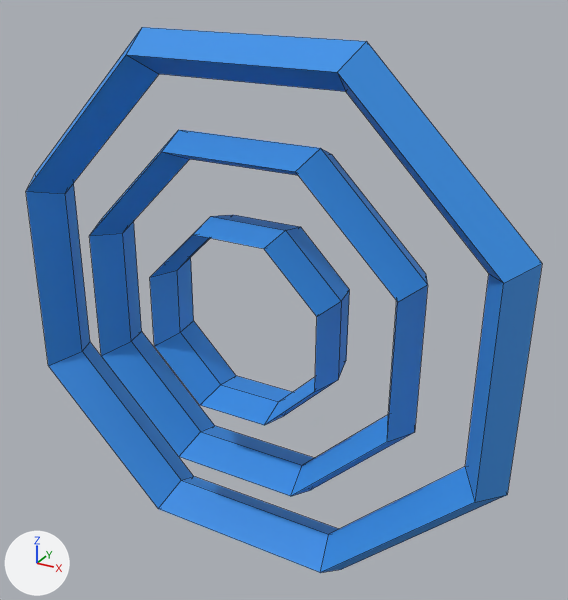
What one commit did to the FBX model Hurry Geos (Lite)/Assets/Resources/amper.fbx.
Before and after are seen from a 50 mm lens placed at (0.739, -1.204, 0.66), pointed at (0.051, 0.046, 0.035). Lighting does not change. The marker at lower left points along +X, +Y and +Z. Mesh edges are drawn as thin lines. Where no turn or scale is listed for an object, it has been applied to the vertices.

The older version as bpy lines, for what is in view:
```python
me_cylinder_002 = bpy.data.meshes.new('Cylinder.002')
me_cylinder_002.from_pydata(...)  # 32 vertices, 32 faces; spans x -0.538..0.538, y -0.07..0.07, z -0.538..0.538
me_cylinder_002.materials.append(mat_material_002)  # blue #3390e7
me_cylinder_004 = bpy.data.meshes.new('Cylinder.004')
me_cylinder_004.from_pydata(...)  # 32 vertices, 32 faces; spans x -0.359..0.359, y -0.07..0.07, z -0.359..0.359
me_cylinder_004.materials.append(mat_material_002)  # blue #3390e7
me_cylinder_005 = bpy.data.meshes.new('Cylinder.005')
me_cylinder_005.from_pydata(...)  # 32 vertices, 32 faces; spans x -0.199..0.199, y -0.07..0.07, z -0.199..0.199
me_cylinder_005.materials.append(mat_material_002)  # blue #3390e7
ob_cylinder = bpy.data.objects.new('Cylinder', me_cylinder_002)
ob_cylinder.location = (-0.001, 0.0, 0.0)
ob_cylinder_001 = bpy.data.objects.new('Cylinder.001', me_cylinder_004)
ob_cylinder_001.location = (-0.003, 0.0, 0.0)
ob_cylinder_002 = bpy.data.objects.new('Cylinder.002', me_cylinder_005)
ob_cylinder_002.location = (-0.003, 0.0, 0.0)
```
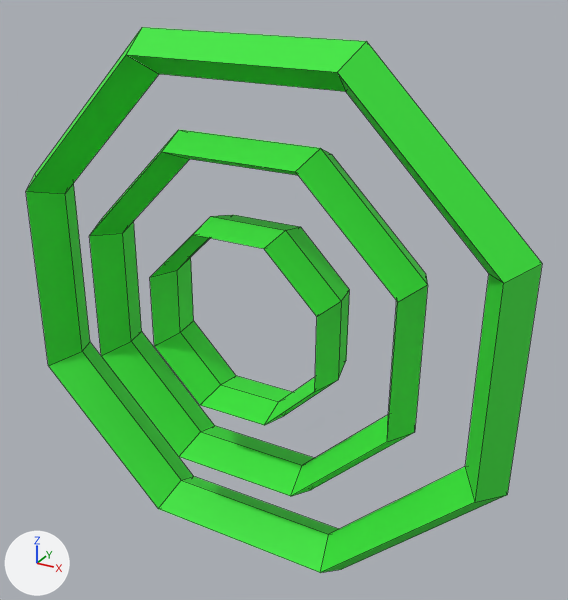
Where the newer file only moved an object's origin or applied its transform, the numbers keep the older frame.

Location of each change, (x1, y1, x2, y2) in pixels of the pictures (568 x 600 px):
'Cylinder', recoloured (blue to green)
    both: (26, 27, 542, 573)
'Cylinder.001', recoloured (blue to green)
    both: (89, 130, 428, 496)
'Cylinder.002', recoloured (blue to green)
    both: (150, 215, 350, 425)

What changed in the scene script:
```text
Add mat_material:
    mat_material = principled_material('Material')
    mat_material.base_color = (0.0356, 0.8, 0.036)  # green #35e735
    mat_material.roughness = 0.69
Change me_cylinder_004:
    where me_cylinder_004.from_pydata(...)  # 32 vertices, 32 faces; spans x -0.359..0.359, y -0.07..0.07, z -0.359..0.359
    remove me_cylinder_004.materials.append(mat_material_002)  # blue #3390e7
    add me_cylinder_004.materials.append(mat_material)  # green #35e735
Change me_cylinder_002:
    where me_cylinder_002.from_pydata(...)  # 32 vertices, 32 faces; spans x -0.538..0.538, y -0.07..0.07, z -0.538..0.538
    remove me_cylinder_002.materials.append(mat_material_002)  # blue #3390e7
    add me_cylinder_002.materials.append(mat_material)  # green #35e735
Change me_cylinder_005:
    where me_cylinder_005.from_pydata(...)  # 32 vertices, 32 faces; spans x -0.199..0.199, y -0.07..0.07, z -0.199..0.199
    remove me_cylinder_005.materials.append(mat_material_002)  # blue #3390e7
    add me_cylinder_005.materials.append(mat_material)  # green #35e735
```
